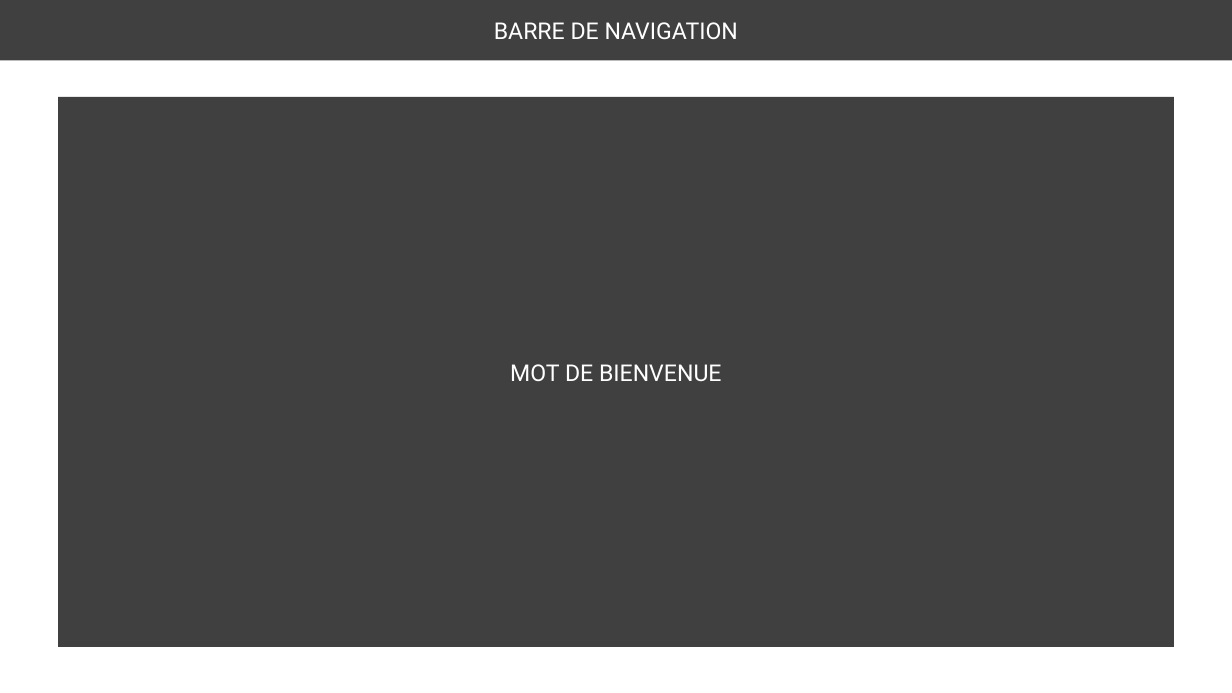
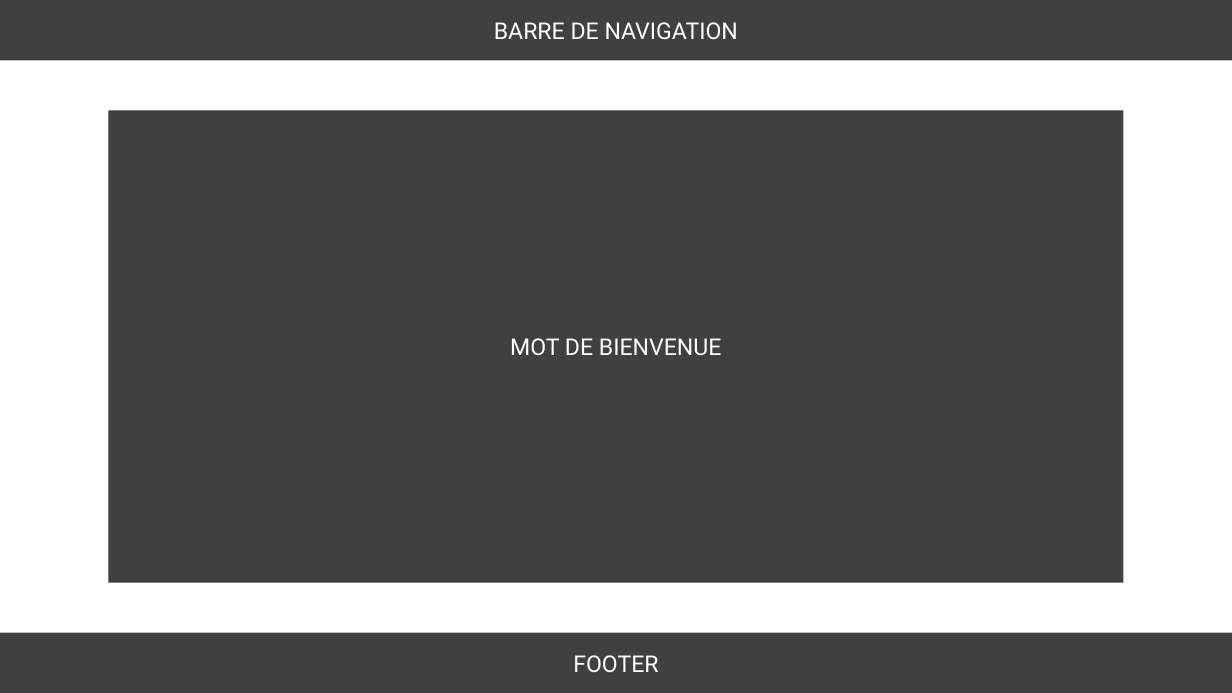
Before and after one commit to ETML-ES-PROJ-LABE-LAFE/LesJardiniersDuDimanche-Frontend, a slide deck: slide 1 of Annexes/MockupEnchere.pptx. Drawn at 1232x693 pixels with LibreOffice and Linux fonts; fonts in the diff are those of the drawing; background and template pictures are left out. Boxes give left, top, right and bottom in pixels: in the first picture for what was removed or moved away, otherwise in the second. Text is boxed around its words. In the diff, an @@ line names an element or a change of style, - is before the commit and + after.

```diff
--- a/Annexes/MockupEnchere.pptx
+++ b/Annexes/MockupEnchere.pptx
@@ rectangle "MOT DE BIENVENUE": place and size @@
-rectangle "MOT DE BIENVENUE" at [58, 97, 1175, 647]
+rectangle "MOT DE BIENVENUE" at [108, 111, 1124, 583]
@@ rectangle added at [0, 633, 1232, 693], fill #404040, 18 pt, text #FFFFFF @@
+FOOTER
```
Also in this commit, not shown: 3 other slides changed, 4 slides added.
